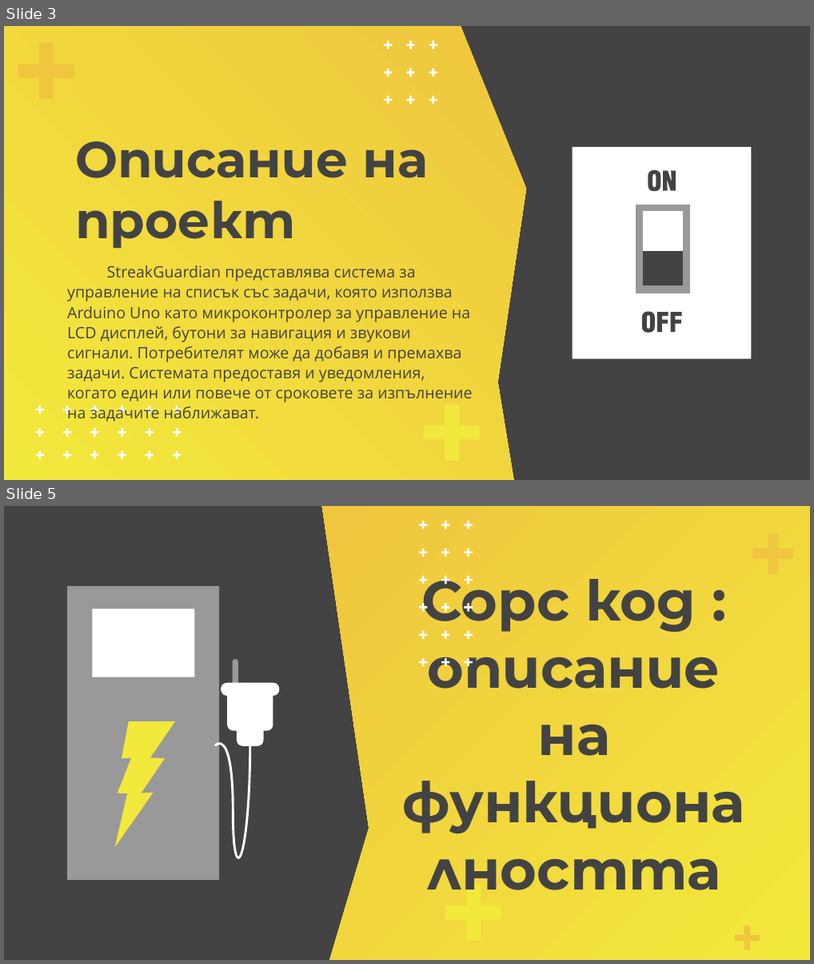
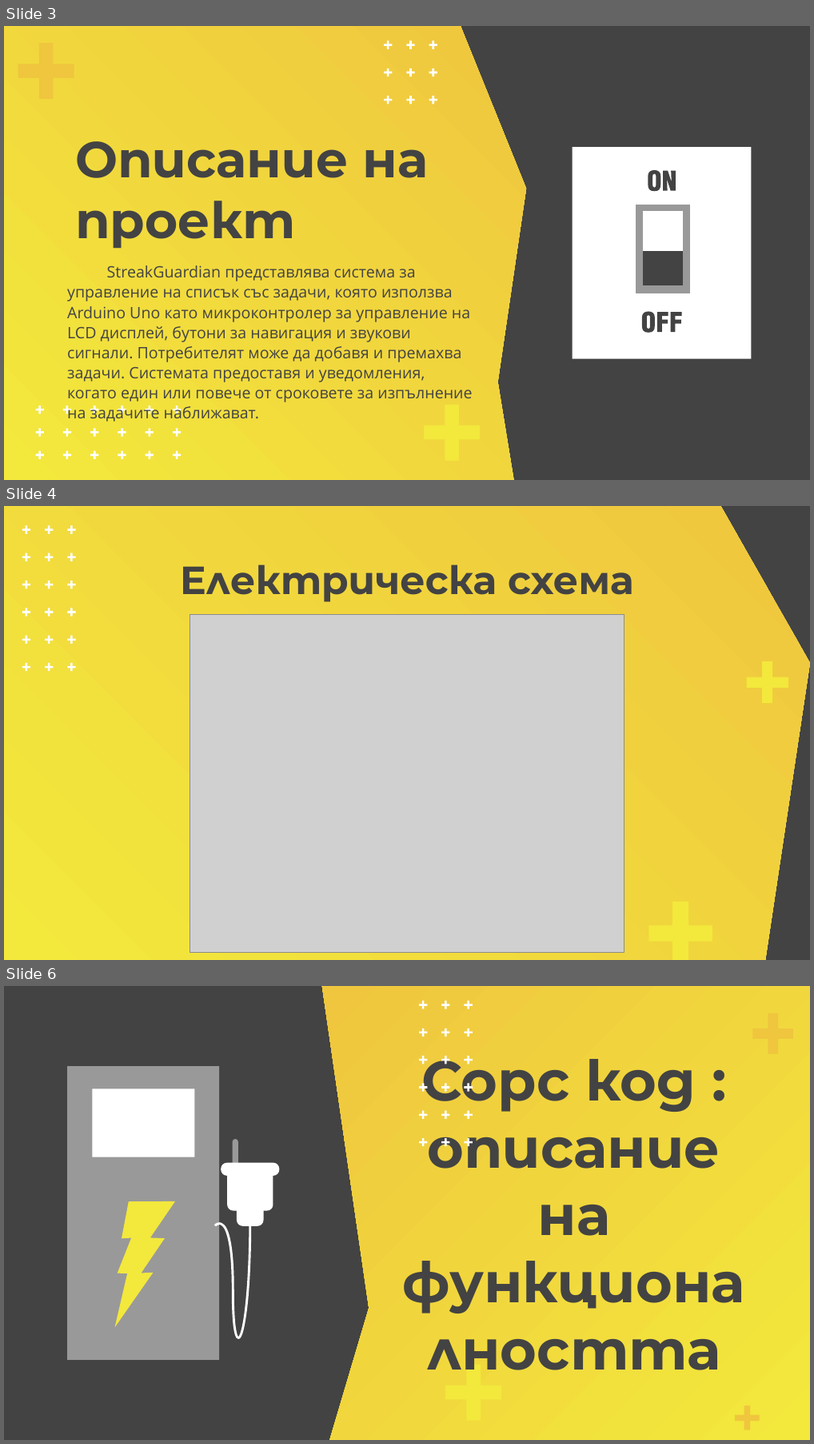
Before and after one commit to nikolaytabalyov/StreakGuardian, a slide deck: documents/Презентация - StreakGuardian.pptx. Shown one above the other, each under a label of ours: slides 3 and 5 before the commit, slides 3, 4 and 6 after it; the slides between them are not shown. The pictures are 814x964 and 814x1444 pixels, drawn with LibreOffice and Linux fonts; fonts in the diff are those of the drawing; grey boxes stand for pictures. Boxes give left, top, right and bottom in pixels: in the first picture for what was removed or moved away, otherwise in the second. Text is boxed around its words. In the diff, an @@ line names an element or a change of style, - is before the commit and + after.

```diff
--- a/documents/Презентация - StreakGuardian.pptx
+++ b/documents/Презентация - StreakGuardian.pptx
@@ slide 4 added at (4,506,810,960), background #434343 @@
@@ freeform shape added at (4,506,810,959), fill gradient #F3E83C to #EFC63E @@
@@ group added at (22,525,76,671): 18 freeform shapes @@
@@ title added at (180,564,634,602), 35 pt, text #434343, bold @@
+Електрическа схема
@@ picture added at (190,614,625,952) @@
@@ freeform shape added at (746,662,789,704), fill #F3E83C @@
@@ freeform shape added at (649,901,713,960), fill #F3E83C @@
@@ what was slide 5 is now slide 6 @@
```
Also in this commit, not shown: 1 slide changed, 1 other slide added, 1 slide removed, 1 other file.
